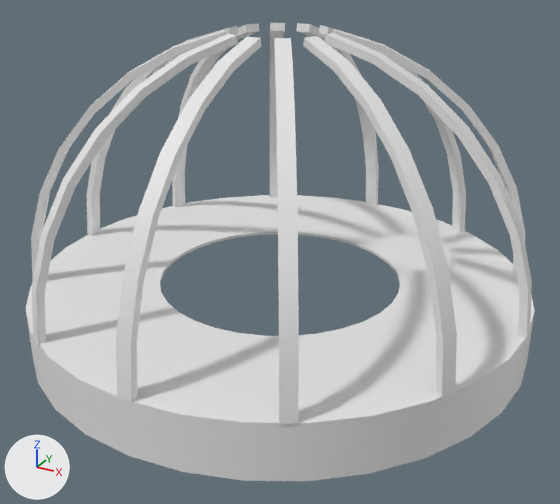
What one commit did to the glTF model maps/lattice/models/greybox.glb.
Rendered twice from a 50 mm camera at (41.7, -75.7, 63.0) aimed at (1.5, -2.6, 26.5). The lights are fixed; the arrows at lower left show +X, +Y and +Z. Objects named as collision shapes, trigger or cutter boxes, shadow casters or lower levels of detail are left out. Where no turn or scale is listed for an object, it has been applied to the vertices.

The first picture shows 'Dome', 'Wall'.
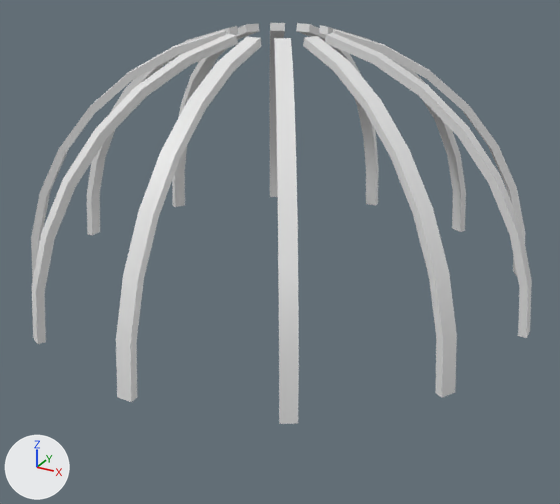
What the commit changed:
Object 'Wall' (ob_wall) is deleted.

Boxes (x1, y1, x2, y2) around the edits, measured in the pictures (560 x 504 px):
'Wall', deleted: before (25, 195, 535, 481)
